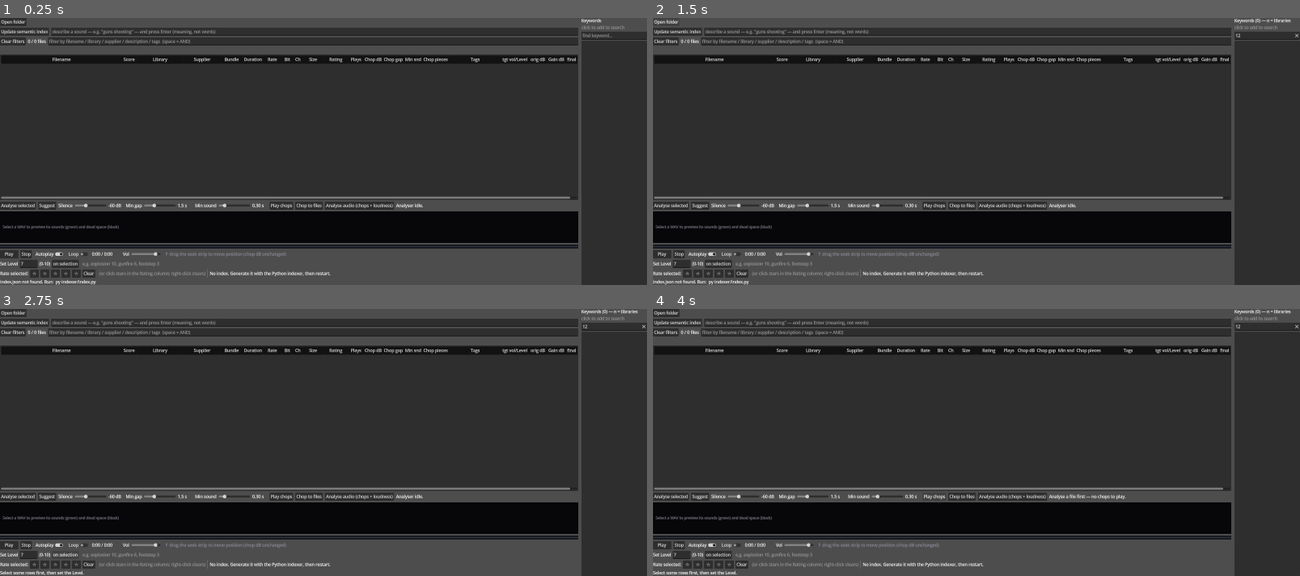
Above: before the commit, frames 1-4 (two rows, left to right).
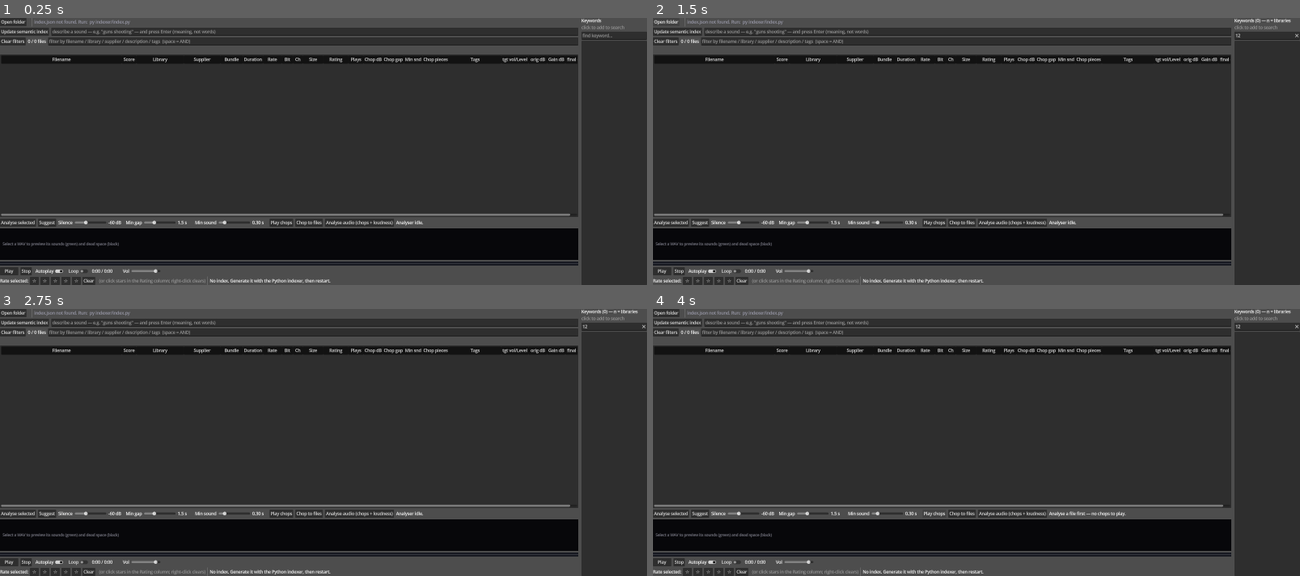
Above: after the commit, the same moments.

Repository: benedictcarter/sound_lib
Game: Godot game, scene res://main.tscn
Same seed, same stepped clock (60 frames per second), same inputs: the game is played once before the commit and once after it.
Inputs (mouse positions are in pixels of both pictures, inside the frame that each line leads up to):
- Up to frame 1 (0.25 s): no input
- Up to frame 2 (1.5 s): click (1267, 36) at 0.52 s; type "12" at 0.6 s; click "Open folder" at 1.25 s
- Up to frame 3 (2.75 s): click (64, 554) at 2 s, where only the run before the commit has a clickable "on selection"
- Up to frame 4 (4 s): click "Play chops" at 2.75 s; click "Play chops" at 3.5 s

The runs differ from the first frame. In frame 1, 17% of the frame differs, in the area x 0-90%, y 0-100%; in frame 2, 17%; in frame 3, 17%; in frame 4, 17%.

Commit message:
Remove Set Level bar + seek hint; move status line to the top row
- Removed the 'Set Level … on selection' bar (Level is set directly in the table's
  Level column / bulk type-over) and its now-dead _normalize_selection.
- Removed the seek-strip hint label from the transport bar.
- Moved the status label up to the 'Open folder' row, right of the library path
  (separated). Avoided duplicating the path: status now shows just 'indexed <date>'
  + transient messages; the path sits next to Open folder.

Co-Authored-By: Claude Opus 4.8 <noreply@anthropic.com>

Diff:
--- a/app/main.gd
+++ b/app/main.gd
@@ -353,7 +353,6 @@
 var _chop_spec_path: String = ""
 var _chop_result_path: String = ""
 
-var _norm_target_edit: LineEdit       # the 0-10 Level for the "set on selection" action
 
 # semantic search (its own bar above the text filter; ranks via indexer/search.py)
 var _sem_edit: LineEdit               # the semantic query box
@@ -598,11 +597,17 @@
 	openbtn.pressed.connect(_on_reveal)
 	barlib.add_child(openbtn)
 
-	_lib_label = Label.new()
+	_lib_label = Label.new()                       # the library-root path
 	_lib_label.clip_text = true
-	_lib_label.size_flags_horizontal = Control.SIZE_EXPAND_FILL
 	_lib_label.add_theme_color_override("font_color", Color(0.6, 0.6, 0.66))
 	barlib.add_child(_lib_label)
+
+	barlib.add_child(VSeparator.new())
+	_status_label = Label.new()                    # status / messages, top row
+	_status_label.clip_text = true
+	_status_label.size_flags_horizontal = Control.SIZE_EXPAND_FILL
+	_status_label.add_theme_color_override("font_color", Color(0.6, 0.6, 0.66))
+	barlib.add_child(_status_label)
 
 	# --- toolbar row: Update index (left) + SEMANTIC search box -----------
 	var bar0 := HBoxContainer.new()
@@ -744,43 +749,7 @@
 	pbar.add_child(_vol_slider)
 	_on_volume_changed(0.9)
 
-	# Seeking now lives in the visualiser directly above (left-click/drag to
-	# scrub); its play dot and white cursor line up exactly. The hint fills the
-	# rest of this transport row.
-	var seekhint := Label.new()
-	seekhint.text = "  ↑ drag the seek strip to move position (chop dB unchanged)"
-	seekhint.add_theme_color_override("font_color", Color(0.55, 0.55, 0.6))
-	seekhint.size_flags_horizontal = Control.SIZE_EXPAND_FILL
-	pbar.add_child(seekhint)
-
-	# --- level / normalize row ------------------------------------------
-	var lbar := HBoxContainer.new()
-	lbar.add_theme_constant_override("separation", 6)
-	root.add_child(lbar)
-
-	var nlab := Label.new()
-	nlab.text = "Set Level"
-	lbar.add_child(nlab)
-	_norm_target_edit = LineEdit.new()
-	_norm_target_edit.text = "7"
-	_norm_target_edit.custom_minimum_size = Vector2(48, 0)
-	_norm_target_edit.tooltip_text = "Loudness on the 0-10 scale (10 = loudest, 5 = half as loud, 0 = silence)."
-	lbar.add_child(_norm_target_edit)
-	var dbfs_lab := Label.new()
-	dbfs_lab.text = "(0-10)"
-	lbar.add_child(dbfs_lab)
-	var norm_btn := Button.new()
-	norm_btn.text = "on selection"
-	norm_btn.tooltip_text = "Set this Level on the selected rows (and recompute " \
-		+ "their Gain dB to hit it, capped so nothing clips). Needs measured Loudness."
-	norm_btn.pressed.connect(_normalize_selection)
-	lbar.add_child(norm_btn)
-
-	var nhint := Label.new()
-	nhint.text = "  e.g. explosion 10, gunfire 6, footstep 3"
-	nhint.add_theme_color_override("font_color", Color(0.6, 0.6, 0.6))
-	nhint.size_flags_horizontal = Control.SIZE_EXPAND_FILL
-	lbar.add_child(nhint)
+	# (Level is set directly in the table's Level column / bulk type-over.)
 
 	# --- rating + now-playing row ---------------------------------------
 	# Rating controls first; the expanding now-playing label goes LAST so it
@@ -817,10 +786,7 @@
 	_now_label.clip_text = true
 	nbar.add_child(_now_label)
 
-	# --- status ---------------------------------------------------------
-
-	_status_label = Label.new()
-	root.add_child(_status_label)
+	# (status label lives on the top "Open folder" row — built there)
 
 	# debounce for search typing
 	_debounce = Timer.new()
@@ -1243,10 +1209,8 @@
 		_by_path[String(rec.get("path", ""))] = rec
 	_library_root = String(data.get("library_root", "")).replace("\\", "/")
 	if _lib_label:
-		_lib_label.text = _library_root
-	_status_label.text = "Library root: %s   |   indexed %s" % [
-		_library_root, str(data.get("generated", "?"))
-	]
+		_lib_label.text = _library_root            # path shown next to Open folder
+	_status_label.text = "indexed %s" % str(data.get("generated", "?"))
 	_build_filter_controls()
 	_build_keywords()
 	_apply()
@@ -2850,50 +2814,6 @@
 		it = it.get_next()
 
 
-# Set the Level (0-10) on the selected rows (and recompute their Gain dB to hit
-# that loudness, capped so nothing clips).
-func _normalize_selection() -> void:
-	var ttxt := _norm_target_edit.text.strip_edges()
-	if not ttxt.is_valid_float():
-		_status_label.text = "Level must be a number 0-10 (e.g. 7)."
-		return
-	var lvl := clampf(ttxt.to_float(), 0.0, LEVEL_MAX)
-	var items := []
-	var it := _tree.get_next_selected(null)
-	while it != null:
-		if typeof(it.get_metadata(0)) == TYPE_DICTIONARY:
-			items.append(it)
-		it = _tree.get_next_selected(it)
-	if items.is_empty():
-		_status_label.text = "Select some rows first, then set the Level."
-		return
-	var n := 0
-	var unmeasured := 0
-	var capped := 0
-	for row in items:
-		var rec: Dictionary = row.get_metadata(0)
-		var key := String(rec.get("path", ""))
-		var ud: Dictionary = _userdata.get(key, {})
-		ud["level"] = lvl                         # persistent level (saved once below)
-		ud.erase("target_db")
-		_userdata[key] = ud
-		row.set_text(COL_LEVEL, _fmt_level(lvl))
-		var r := _apply_target_to_gain(rec, row)
-		if r == -1:
-			unmeasured += 1
-		elif r == 1:
-			n += 1
-			if _target_gain(rec)[1]:
-				capped += 1
-	_save_userdata()
-	var msg := "Level %s set on %d row%s." % [_fmt_level(lvl), items.size(), "" if items.size() == 1 else "s"]
-	if capped > 0:
-		msg += "  %d capped to avoid clipping." % capped
-	if unmeasured > 0:
-		msg += "  %d not measured yet (run Analyse audio, then it applies)." % unmeasured
-	_status_label.text = msg
-
-
 # ----- play chops: each piece + 1 s of silence, as a single preview stream ---
 func _play_chops() -> void:
 	if typeof(_an_rec) != TYPE_DICTIONARY or _graph.segments.is_empty():
